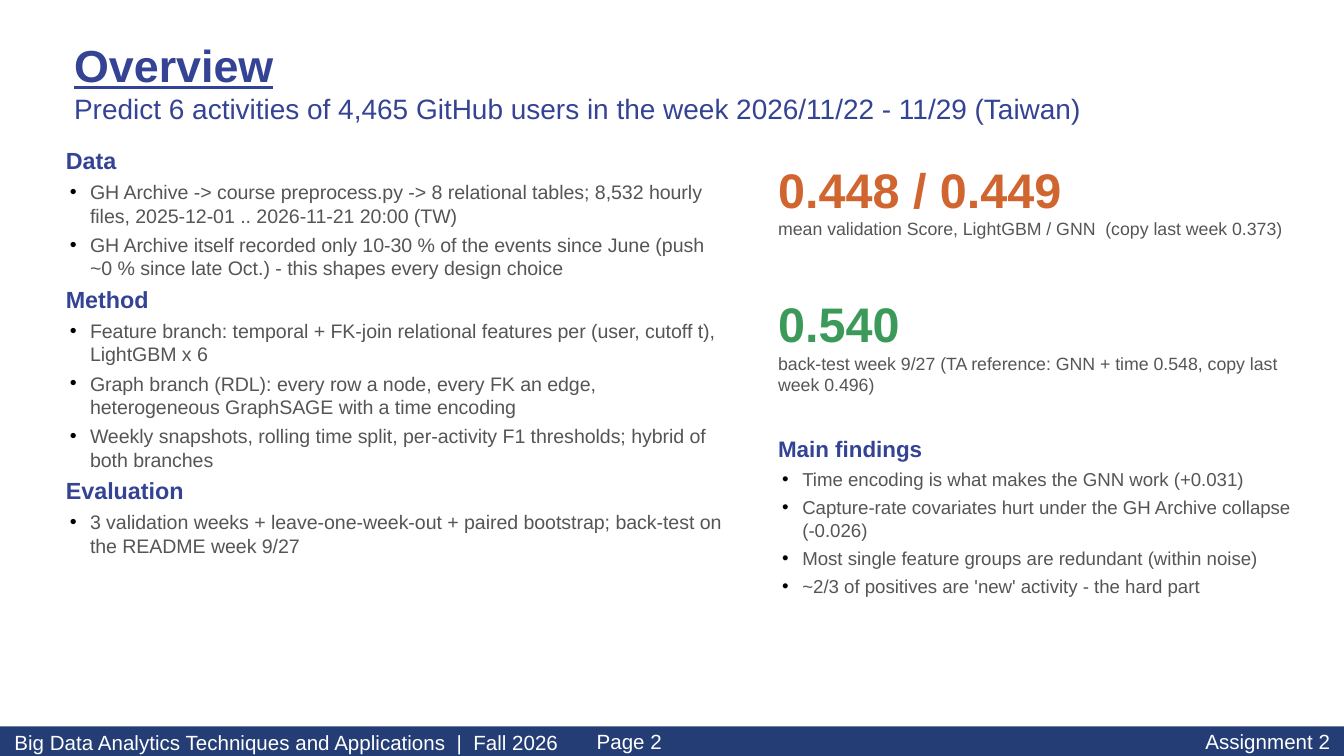
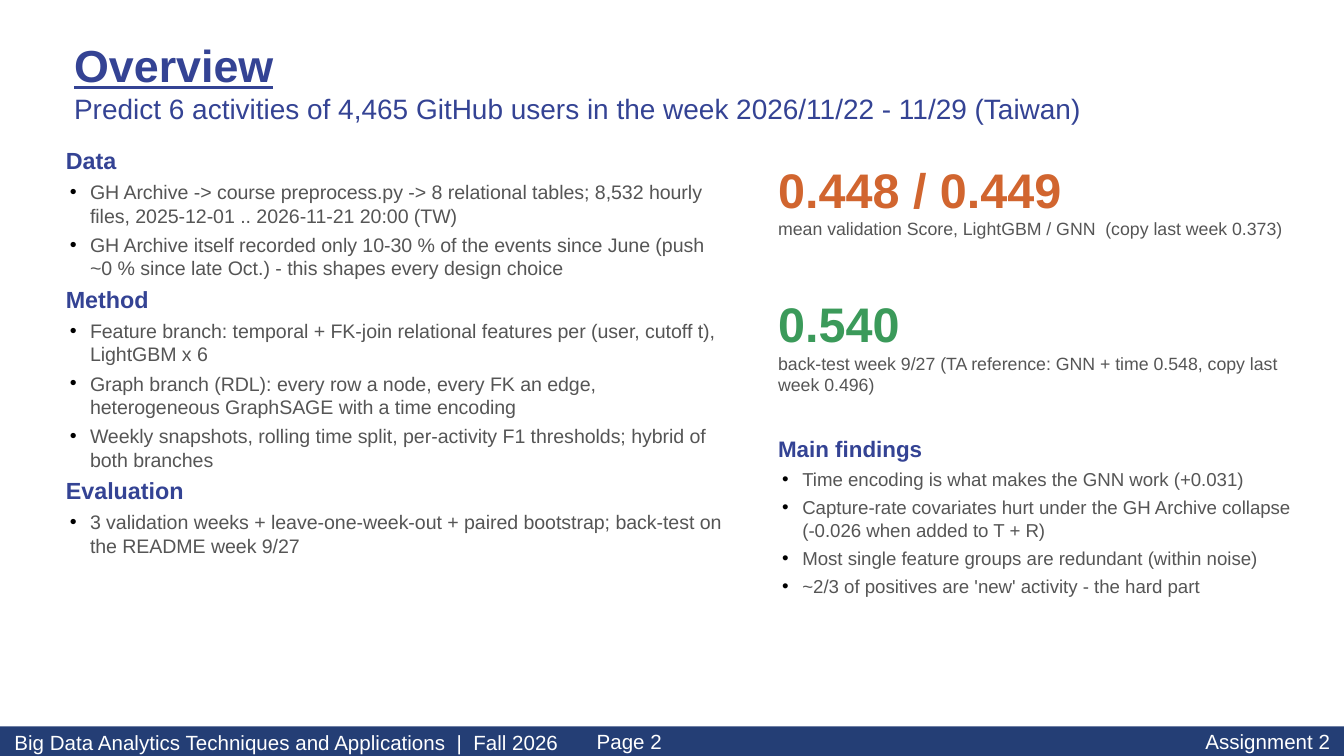
Before and after one commit to hsinyumg13-oss/BigData2026-Assignment2, a slide deck: slide 2 of slides/Asg2_113701031.pptx. Drawn at 1344x756 pixels with LibreOffice and Linux fonts; fonts in the diff are those of the drawing. Boxes give left, top, right and bottom in pixels: in the first picture for what was removed or moved away, otherwise in the second. Text is boxed around its words. In the diff, an @@ line names an element or a change of style, - is before the commit and + after.

```diff
--- a/slides/Asg2_113701031.pptx
+++ b/slides/Asg2_113701031.pptx
@@ text at (802, 500, 1290, 541): text changed @@
-• Capture-rate covariates hurt under the GH Archive collapse (-0.026)
+• Capture-rate covariates hurt under the GH Archive collapse (-0.026 when added to T + R)
```
Also in this commit, not shown: 2 other slides changed, 2 other files.
